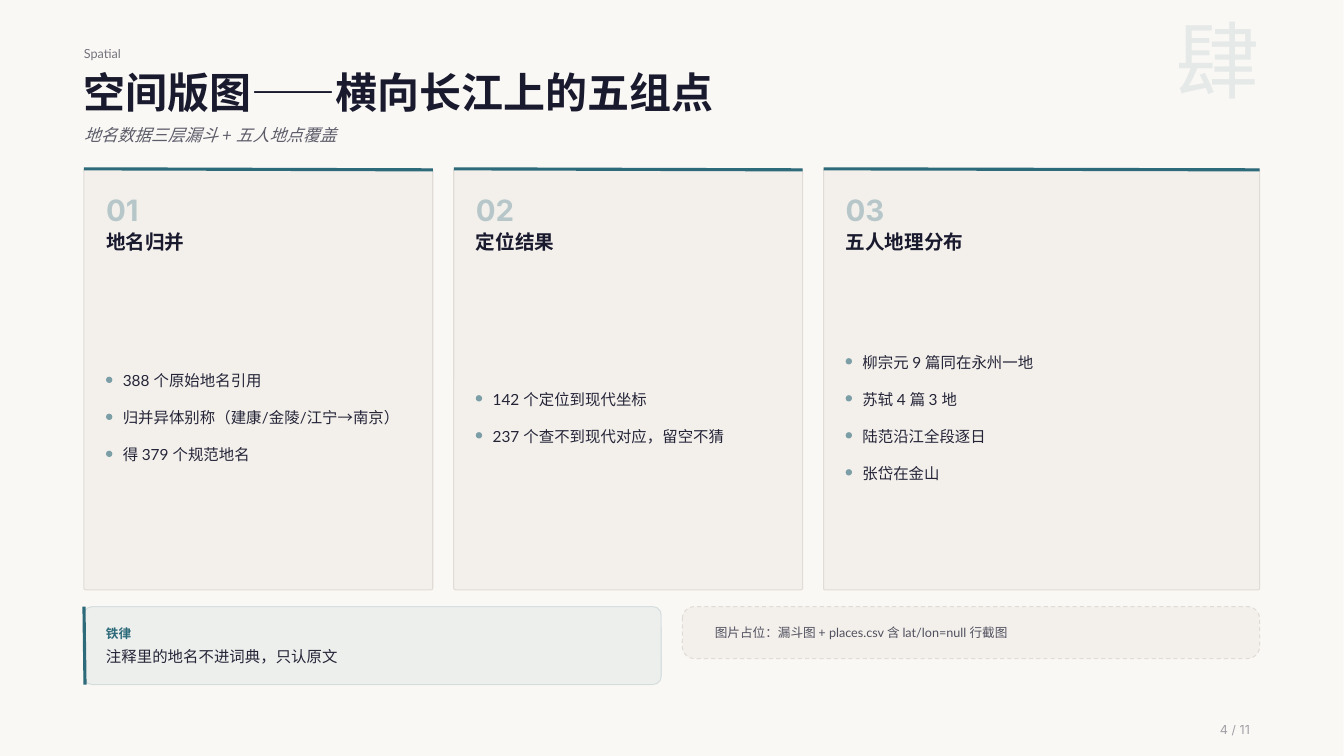
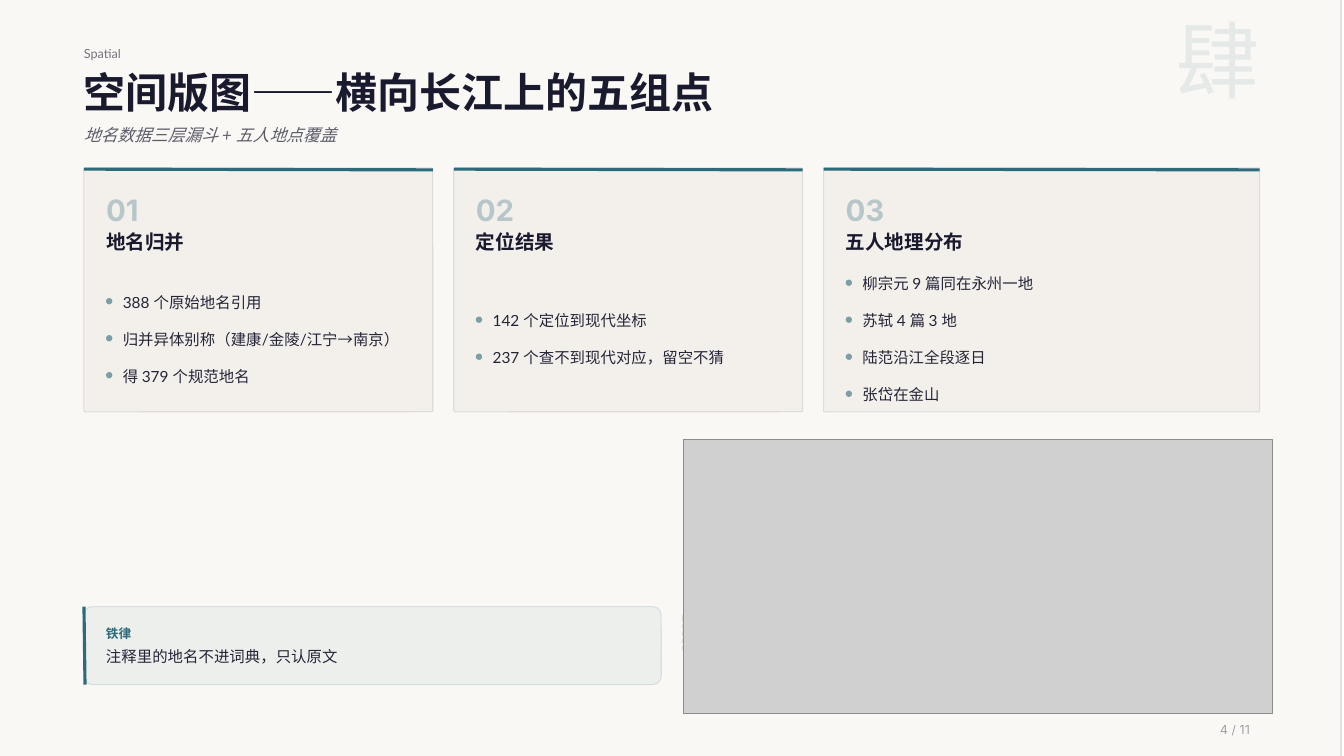
Before and after one commit to puremapping/changjiang-youji, a slide deck: slide 4 of presentation/数据收集汇报_20261103/ppt/一条长江，五个时代.pptx. Drawn at 1344x756 pixels with LibreOffice and Linux fonts; fonts in the diff are those of the drawing; grey boxes stand for pictures. Boxes give left, top, right and bottom in pixels: in the first picture for what was removed or moved away, otherwise in the second. Text is boxed around its words. In the diff, an @@ line names an element or a change of style, - is before the commit and + after.

```diff
--- a/presentation/数据收集汇报_20261103/ppt/一条长江，五个时代.pptx
+++ b/presentation/数据收集汇报_20261103/ppt/一条长江，五个时代.pptx
@@ rectangle added at [0,0,1342,756], fill #E0E0E0 @@
@@ rounded rectangle: place and size @@
-rounded rectangle at [84,168,433,590]
+rounded rectangle at [84,168,433,412]
@@ rounded rectangle: place and size @@
-rounded rectangle at [454,168,803,590]
+rounded rectangle at [454,168,803,412]
@@ rounded rectangle: place and size @@
-rounded rectangle at [824,168,1260,590]
+rounded rectangle at [824,168,1260,412]
@@ 9 texts, 9 ellipses: place and size @@
-9 texts, 9 ellipses at [106,355,1033,481]
+9 texts, 9 ellipses at [106,276,1033,402]
@@ picture added at [684,440,1272,714] @@
@@ text removed at [715,626,1008,639] @@
-图片占位：漏斗图 + places.csv 含 lat/lon=null 行截图
```
Also in this commit, not shown: 7 other slides changed, 1 slide removed.
